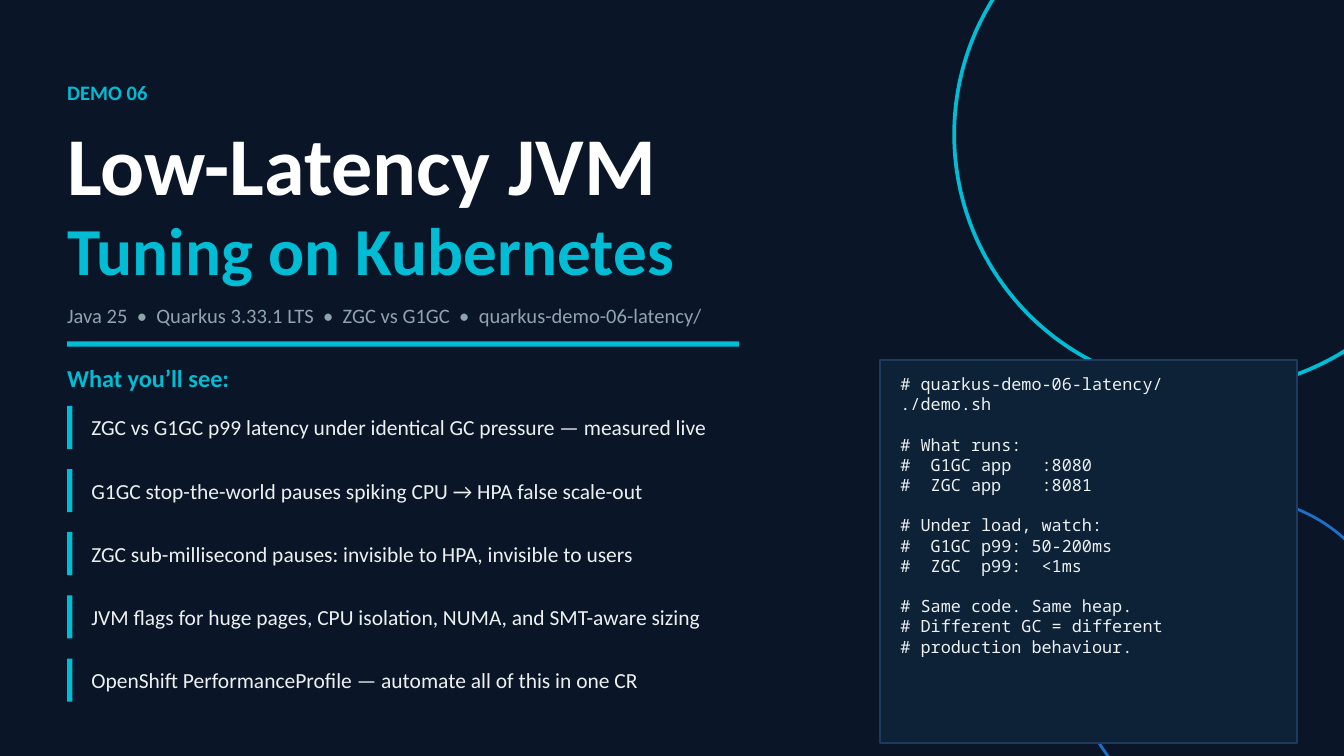
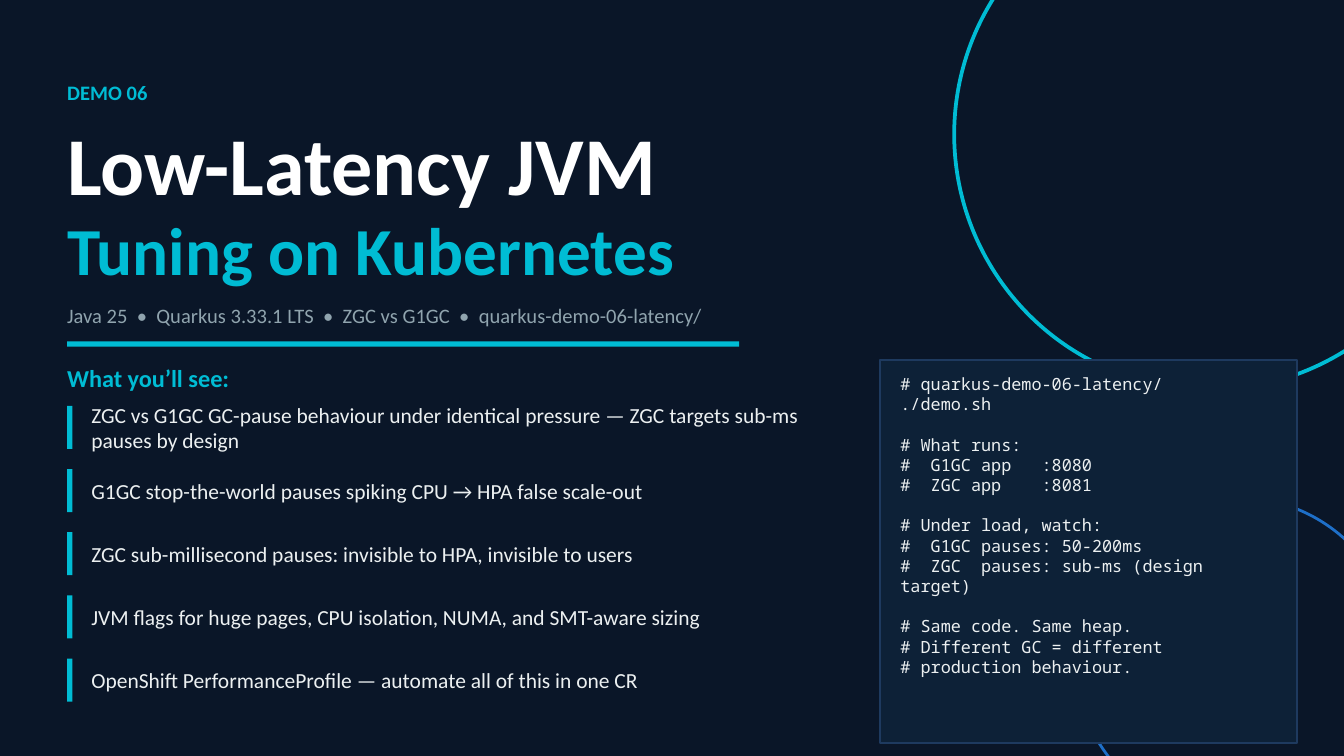
Before and after one commit to patterncatalyst/quarkus-optimization, a slide deck: slide 44 of presentation/optimizing-quarkus-on-kubernetes.pptx. Drawn at 1344x756 pixels with LibreOffice and Linux fonts; fonts in the diff are those of the drawing. Boxes give left, top, right and bottom in pixels: in the first picture for what was removed or moved away, otherwise in the second. Text is boxed around its words. In the diff, an @@ line names an element or a change of style, - is before the commit and + after.

```diff
--- a/presentation/optimizing-quarkus-on-kubernetes.pptx
+++ b/presentation/optimizing-quarkus-on-kubernetes.pptx
@@ text at (x1=91, y1=408, x2=798, y2=452): text changed @@
-ZGC vs G1GC p99 latency under identical GC pressure — measured live
+ZGC vs G1GC GC-pause behaviour under identical pressure — ZGC targets sub-ms pauses by design
@@ text at (x1=900, y1=540, x2=1203, y2=596): text changed @@
-# G1GC p99: 50-200ms
-# ZGC p99: <1ms
+# G1GC pauses: 50-200ms
+# ZGC pauses: sub-ms (design target)
```
Also in this commit, not shown: 40 other slides changed, 2 other files.
